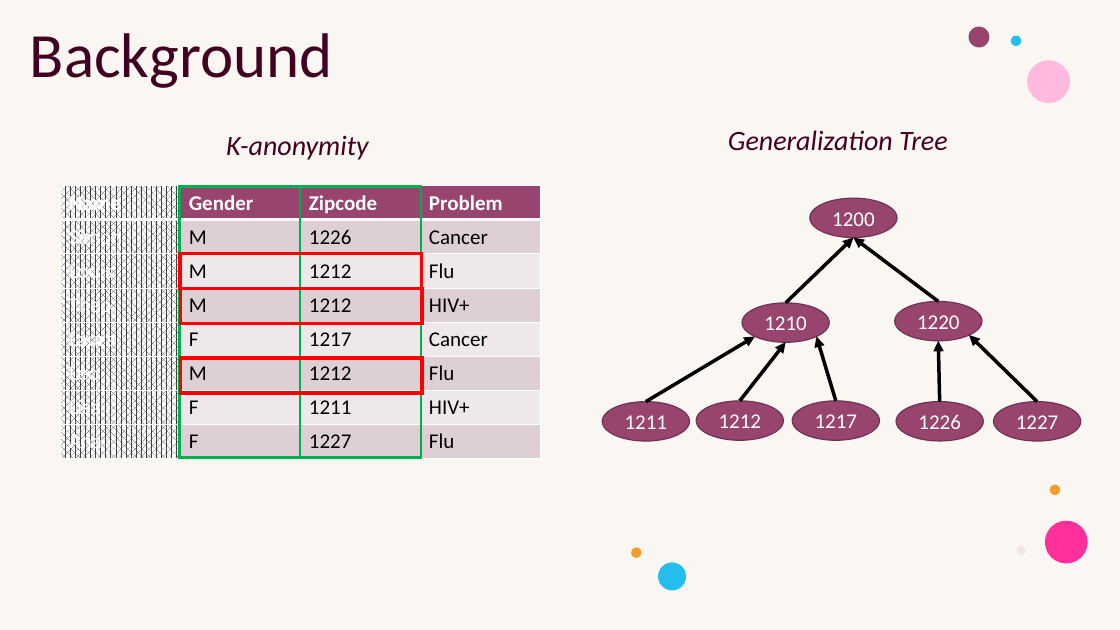
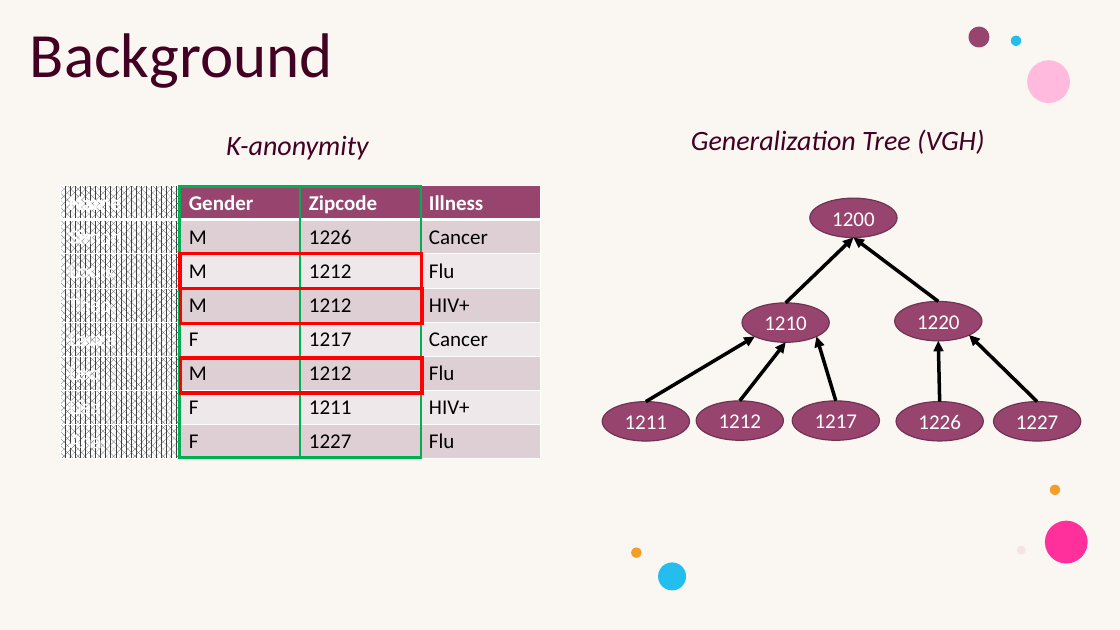
Before and after one commit to Ltochon/k-anon_tool, a slide deck: slide 2 of presentation/Présentation_1.pptx. Drawn at 1120x630 pixels with LibreOffice and Linux fonts; fonts in the diff are those of the drawing. Boxes give left, top, right and bottom in pixels: in the first picture for what was removed or moved away, otherwise in the second. Text is boxed around its words. In the diff, an @@ line names an element or a change of style, - is before the commit and + after.

```diff
--- a/presentation/Présentation_1.pptx
+++ b/presentation/Présentation_1.pptx
@@ text at (691,129,985,154): text changed @@
-Generalization Tree
+Generalization Tree (VGH)
@@ table at (60,186,541,458) @@
-row 1, column 4: Problem
+row 1, column 4: Illness
```
Also in this commit, not shown: 2 other slides changed, 4 slides added, 2 slides removed, 5 other files.
